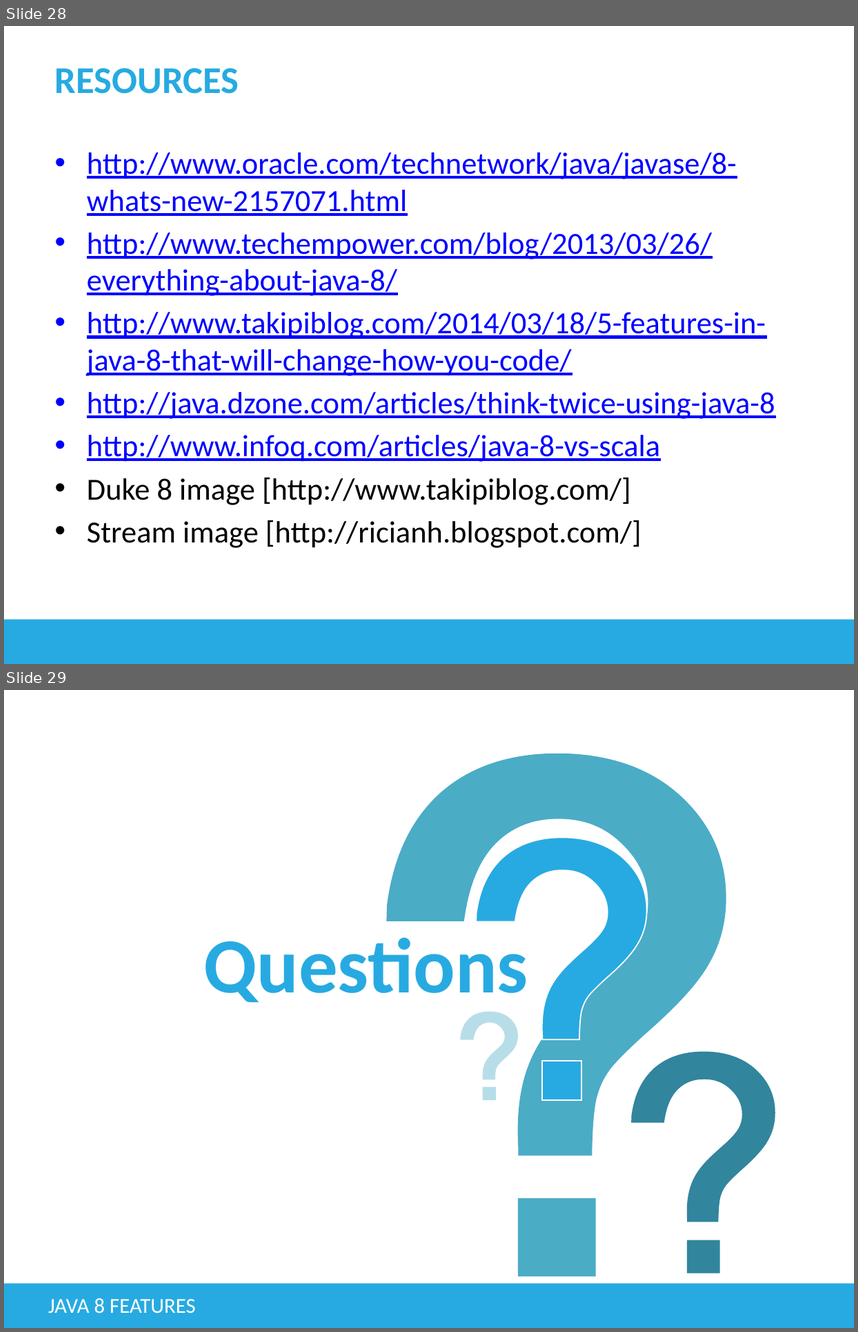
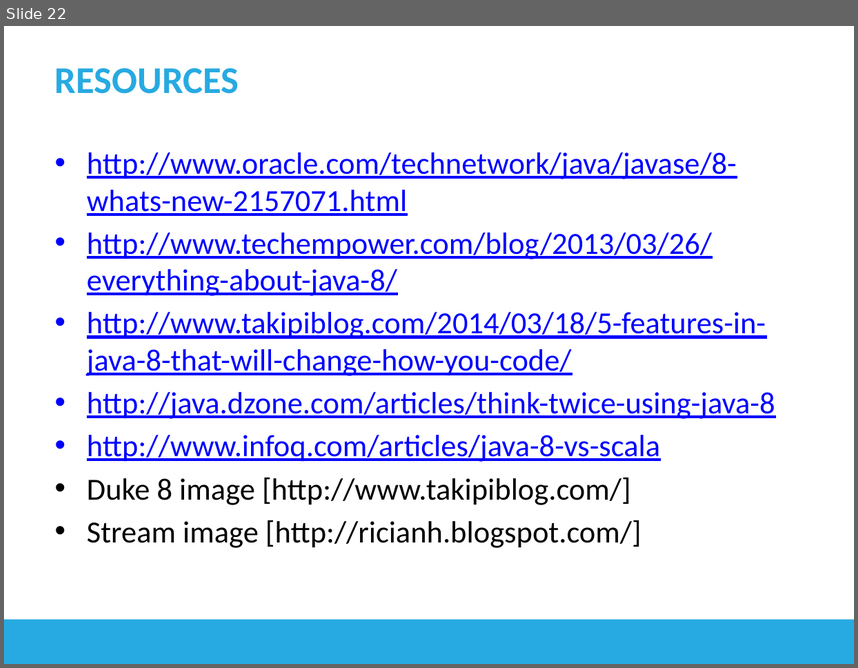
Before and after one commit to arjunxxx/Java8_tutorial, a slide deck: java8.pptx. Shown one above the other, each under a label of ours: slides 28 and 29 before the commit, slide 22 after it. The pictures are 858x1332 and 858x668 pixels, drawn with LibreOffice and Linux fonts; fonts in the diff are those of the drawing. Boxes give left, top, right and bottom in pixels: in the first picture for what was removed or moved away, otherwise in the second. Text is boxed around its words. In the diff, an @@ line names an element or a change of style, - is before the commit and + after.

```diff
--- a/java8.pptx
+++ b/java8.pptx
@@ slide 29 removed at (4,690,854,1328), background #FFFFFF; not listed: 1 template element that a slide beside it also shows @@
@@ freeform shape removed at (386,753,726,1156) @@
@@ freeform shape removed at (476,837,646,1039) @@
@@ text removed at (203,937,528,1002) @@
-Questions
@@ freeform shape removed at (461,1012,518,1079) @@
@@ rectangle removed at (542,1061,582,1100) @@
@@ freeform shape removed at (631,1052,775,1221) @@
@@ rectangle removed at (483,1087,496,1101) @@
@@ rectangle removed at (518,1199,597,1276) @@
@@ rectangle removed at (686,1240,720,1273) @@
@@ text removed at (48,1298,196,1313) @@
-JAVA 8 FEATURES
@@ what was slide 28 is now slide 22 @@
```
Also in this commit, not shown: 7 other slides removed.
